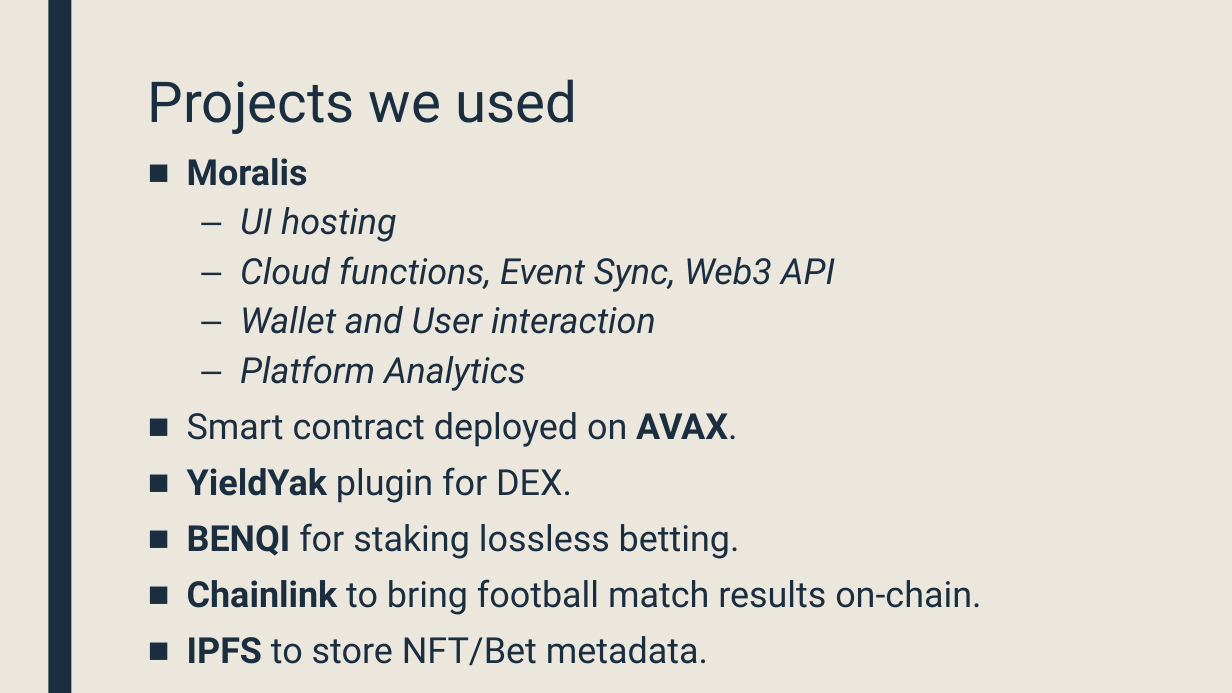
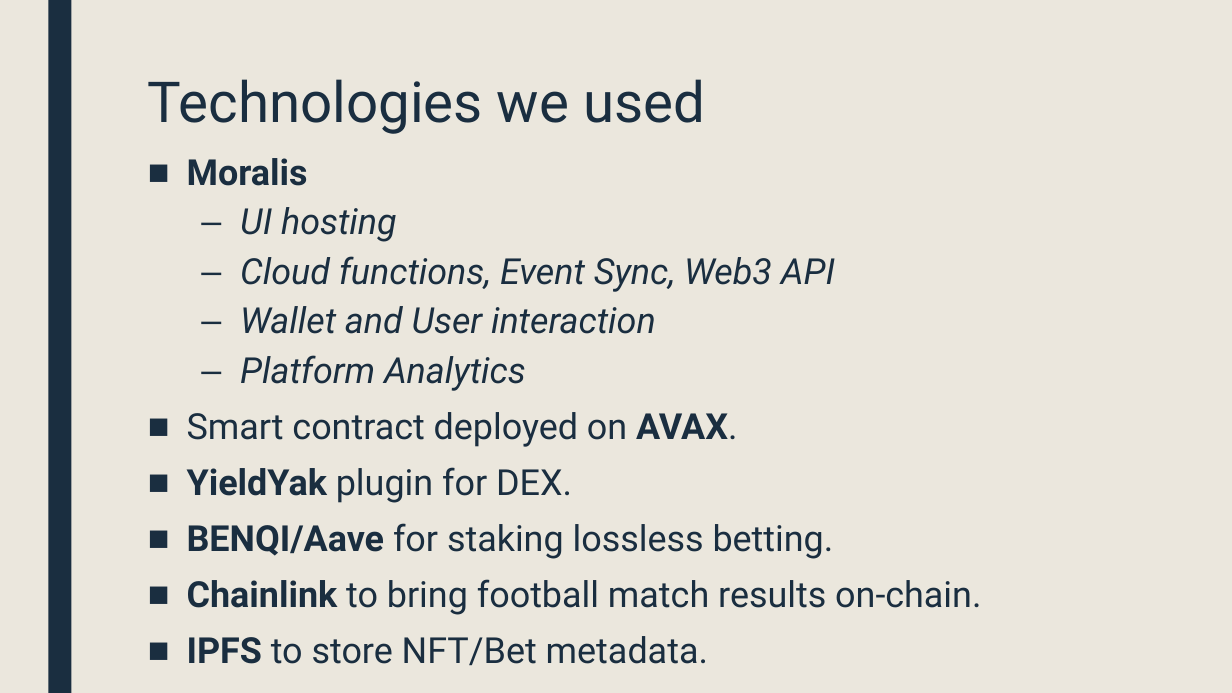
Before and after one commit to Baraa42/footy-oracle, a slide deck: slide 3 of FootyOracle-MoralisAvax.pptx. Drawn at 1232x693 pixels with LibreOffice and Linux fonts; fonts in the diff are those of the drawing. Boxes give left, top, right and bottom in pixels: in the first picture for what was removed or moved away, otherwise in the second. Text is boxed around its words. In the diff, an @@ line names an element or a change of style, - is before the commit and + after.

Commit message:
added slides

```diff
--- a/FootyOracle-MoralisAvax.pptx
+++ b/FootyOracle-MoralisAvax.pptx
@@ title at [148, 79, 705, 134]: text changed @@
-Projects we used
+Technologies we used
@@ text at [187, 523, 834, 559]: text changed @@
-■ BENQI for staking lossless betting.
+■ BENQI/Aave for staking lossless betting.
```
Also in this commit, not shown: 2 other slides changed, 3 slides added.
